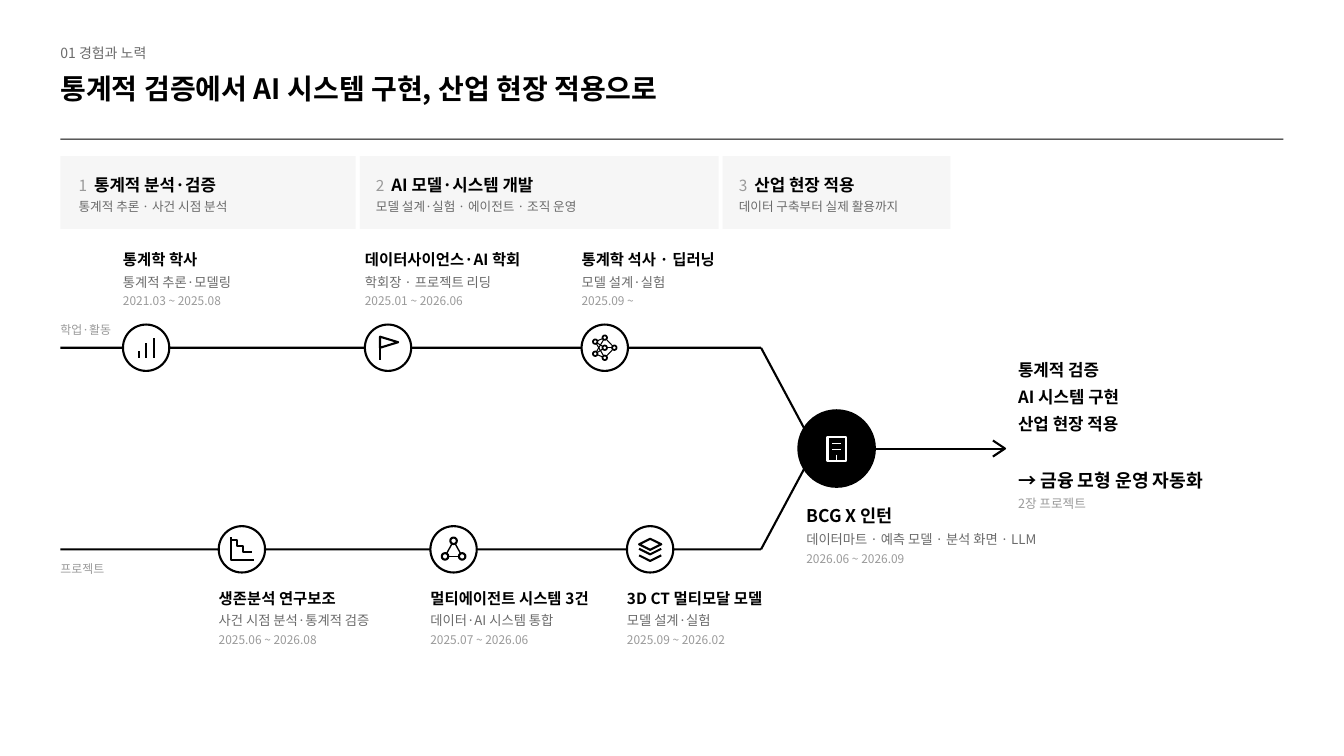
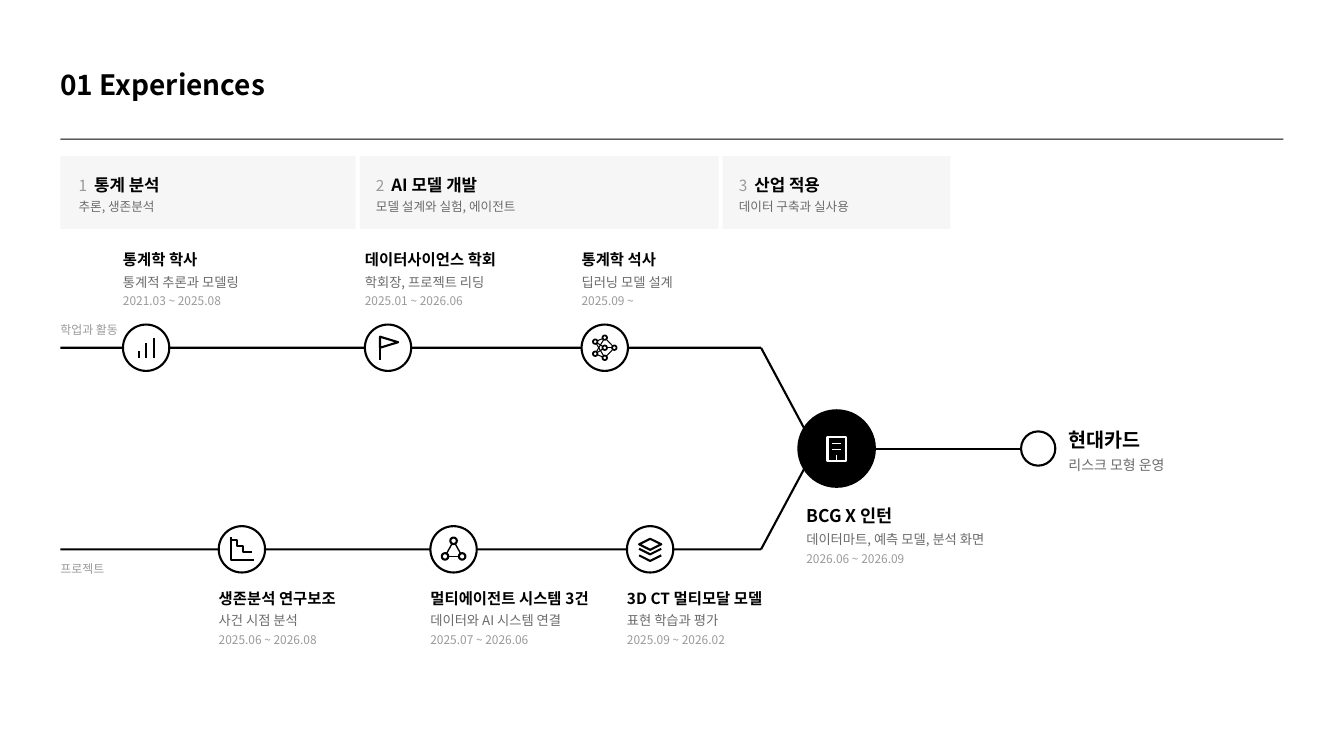
Before and after one commit to kjhoeakjy/csm-auto, a slide deck: slide 1 of ppt/역량PT_김연주.pptx. Drawn at 1344x756 pixels with LibreOffice and Linux fonts; fonts in the diff are those of the drawing. Boxes give left, top, right and bottom in pixels: in the first picture for what was removed or moved away, otherwise in the second. Text is boxed around its words. In the diff, an @@ line names an element or a change of style, - is before the commit and + after.

```diff
--- a/ppt/역량PT_김연주.pptx
+++ b/ppt/역량PT_김연주.pptx
@@ text removed at (x1=60, y1=46, x2=147, y2=59) @@
-01 경험과 노력
@@ text removed at (x1=60, y1=75, x2=657, y2=105) @@
-통계적 검증에서 AI 시스템 구현, 산업 현장 적용으로
@@ text added at (x1=60, y1=72, x2=265, y2=101), 20 pt, text #000000, bold @@
+01 Experiences
@@ text at (x1=79, y1=177, x2=160, y2=213): text changed @@
-1 통계적 분석·검증
-통계적 추론 · 사건 시점 분석
+1 통계 분석
+추론, 생존분석
@@ text at (x1=376, y1=177, x2=515, y2=213): text changed @@
-2 AI 모델·시스템 개발
-모델 설계·실험 · 에이전트 · 조직 운영
+2 AI 모델 개발
+모델 설계와 실험, 에이전트
@@ text at (x1=739, y1=177, x2=849, y2=212): text changed @@
-3 산업 현장 적용
-데이터 구축부터 실제 활용까지
+3 산업 적용
+데이터 구축과 실사용
@@ text at (x1=365, y1=252, x2=496, y2=289): text changed; size 11 to 9.5 pt; text colour #000000 to #6B6B6B; bold off @@
-데이터사이언스·AI 학회
-학회장 · 프로젝트 리딩
+데이터사이언스 학회
+학회장, 프로젝트 리딩
@@ text at (x1=582, y1=252, x2=673, y2=288): text changed; size 11 to 9.5 pt; text colour #000000 to #6B6B6B; bold off @@
-통계학 석사 · 딥러닝
-모델 설계·실험
+통계학 석사
+딥러닝 모델 설계
@@ text at (x1=123, y1=276, x2=239, y2=288): text changed @@
-통계적 추론·모델링
+통계적 추론과 모델링
@@ text at (x1=60, y1=324, x2=118, y2=335): text changed @@
-학업·활동
+학업과 활동
@@ text removed at (x1=1018, y1=362, x2=1203, y2=509) @@
-통계적 검증
-AI 시스템 구현
-산업 현장 적용
-→ 금융 모형 운영 자동화
-2장 프로젝트
@@ line moved from (876, 449) - (1003, 449) to (876, 449) - (1021, 449) @@
@@ freeform shape removed at (x1=993, y1=441, x2=1005, y2=457) @@
@@ ellipse added at (x1=1021, y1=432, x2=1056, y2=466), fill #FFFFFF, outline #000000 1.5 pt @@
@@ text added at (x1=1068, y1=430, x2=1165, y2=471), 10 pt, text #6B6B6B @@
+현대카드
+리스크 모형 운영
@@ text at (x1=806, y1=533, x2=984, y2=546): text changed @@
-데이터마트 · 예측 모델 · 분석 화면 · LLM
+데이터마트, 예측 모델, 분석 화면
@@ text at (x1=219, y1=614, x2=297, y2=626): text changed @@
-사건 시점 분석·통계적 검증
+사건 시점 분석
@@ text at (x1=430, y1=614, x2=561, y2=626): text changed @@
-데이터·AI 시스템 통합
+데이터와 AI 시스템 연결
@@ text at (x1=627, y1=614, x2=718, y2=626): text changed @@
-모델 설계·실험
+표현 학습과 평가
```
Also in this commit, not shown: 1 other slide changed, 18 other files.
